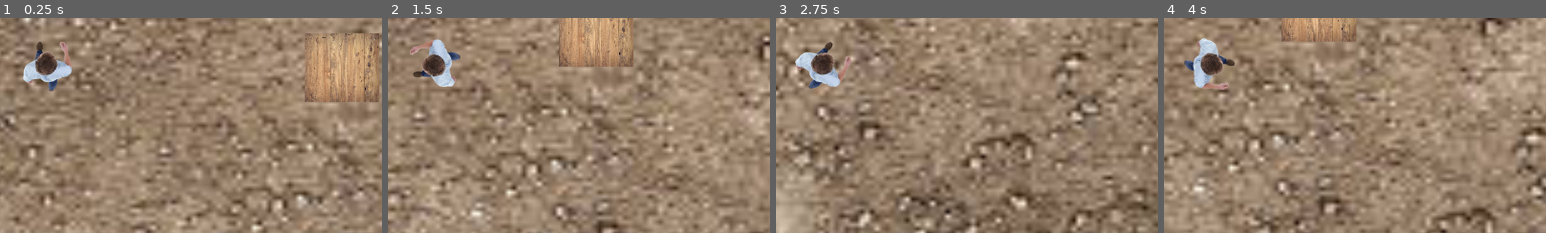
Above: before the commit, frames 1-4 (left to right).
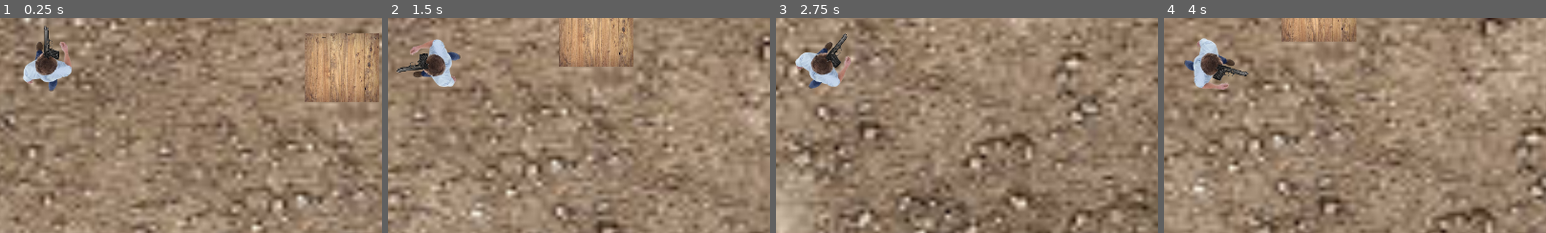
Above: after the commit, the same moments.

Repository: elijoh75/ElijahJohnsonShooter
Game: Godot game, scene res://Scenes/world.tscn
Two runs of this game, one before a commit and one after it. Both use one fixed random seed, a clock stepped at 60 frames per second and the inputs below.
Inputs (mouse positions are % of the whole screen's width and height, from its top left):
- Up to frame 1 (0.25 s): no input
- Up to frame 2 (1.5 s): move the mouse to (72, 45) at 0.52 s; hold D (move_right) 0.53-1.28 s; click (72, 45) at 0.6 s; move the mouse to (30, 55) at 1.27 s; hold S (move_down) from 1.28 s (still down); click (30, 55) at 1.35 s
- Up to frame 3 (2.75 s): move the mouse to (60, 28) at 2.02 s; release S (move_down) at 2.03 s; hold D (move_right) from 2.03 s (still down); click (60, 28) at 2.1 s
- Up to frame 4 (4 s): move the mouse to (45, 70) at 2.77 s; release D (move_right) at 2.78 s; hold W (move_up) 2.78-3.53 s; click (45, 70) at 2.85 s; tap Enter at 3.5 s; move the mouse to (80, 65) at 3.52 s; hold A (move_left) from 3.53 s (still down); click (80, 65) at 3.6 s
The pictures show only the part of the screen within x 44-94%, y 39-89%; the shares and areas given below are measured in that part.

The runs differ from the first frame. In frame 1, 0.3% of the frame differs, in the area x 11-16%, y 3-20%; in frame 2, 0.3%; in frame 3, 0.3%; in frame 4, 0.3%, in the area x 12-23%, y 21-30%.

Commit message:
0.5stable
enemy dies and gun

Diff:
--- a/elijah-top-down-shooter/Scenes/Enemy.tscn
+++ b/elijah-top-down-shooter/Scenes/Enemy.tscn
@@ -6,6 +6,43 @@
 [sub_resource type="CapsuleShape2D" id="CapsuleShape2D_m1htj"]
 radius = 15.171919
 height = 35.79017
+
+[sub_resource type="Animation" id="Animation_wovta"]
+length = 0.001
+tracks/0/type = "value"
+tracks/0/imported = false
+tracks/0/enabled = true
+tracks/0/path = NodePath("Sprite2D:modulate")
+tracks/0/interp = 1
+tracks/0/loop_wrap = true
+tracks/0/keys = {
+"times": PackedFloat32Array(0),
+"transitions": PackedFloat32Array(1),
+"update": 0,
+"values": [Color(1, 1, 1, 1)]
+}
+
+[sub_resource type="Animation" id="Animation_xeo28"]
+resource_name = "take_damage"
+length = 0.3
+tracks/0/type = "value"
+tracks/0/imported = false
+tracks/0/enabled = true
+tracks/0/path = NodePath("Sprite2D:modulate")
+tracks/0/interp = 1
+tracks/0/loop_wrap = true
+tracks/0/keys = {
+"times": PackedFloat32Array(0, 0.3),
+"transitions": PackedFloat32Array(1, 1),
+"update": 0,
+"values": [Color(1, 0, 0, 1), Color(1, 1, 1, 1)]
+}
+
+[sub_resource type="AnimationLibrary" id="AnimationLibrary_kpr8r"]
+_data = {
+&"RESET": SubResource("Animation_wovta"),
+&"take_damage": SubResource("Animation_xeo28")
+}
 
 [node name="Enemy" type="CharacterBody2D" unique_id=2087543822]
 collision_layer = 8
@@ -32,5 +69,8 @@
 scale = Vector2(0.98451835, 1.0022905)
 polygon = PackedVector2Array(-1.0030365, -51.297768, 406.30273, -194.96869, 407.31848, 137.27031, 0.0126953125, 51.466843)
 
+[node name="AnimationPlayer" type="AnimationPlayer" parent="." unique_id=105262291]
+libraries/ = SubResource("AnimationLibrary_kpr8r")
+
 [connection signal="body_entered" from="PlayerDetector" to="." method="_on_player_detector_body_entered"]
 [connection signal="body_exited" from="PlayerDetector" to="." method="_on_player_detector_body_exited"]
--- a/elijah-top-down-shooter/Scenes/player.tscn
+++ b/elijah-top-down-shooter/Scenes/player.tscn
@@ -2,16 +2,15 @@
 
 [ext_resource type="Script" uid="uid://c7p6mkebcrmyh" path="res://Scripts/player.gd" id="1_v0iea"]
 [ext_resource type="Texture2D" uid="uid://f6fi0pj6wa34" path="res://Assets/ManClear.png" id="2_cvnsp"]
-
-[sub_resource type="PlaceholderTexture2D" id="PlaceholderTexture2D_6t5aa"]
+[ext_resource type="Texture2D" uid="uid://d0elwb02u51ji" path="res://Assets/WeaponClear.png" id="3_6t5aa"]
 
 [sub_resource type="CapsuleShape2D" id="CapsuleShape2D_vgqql"]
 radius = 952.10956
 height = 2008.1462
 
 [sub_resource type="CapsuleShape2D" id="CapsuleShape2D_cvnsp"]
-radius = 883.38007
-height = 1885.3958
+radius = 831.4165
+height = 1732.5259
 
 [node name="Player" type="CharacterBody2D" unique_id=1170543372]
 position = Vector2(6.000001, -22)
@@ -26,9 +25,10 @@
 texture = ExtResource("2_cvnsp")
 
 [node name="Gun" type="Sprite2D" parent="Body" unique_id=586484393]
-position = Vector2(0.5833334, 0)
-scale = Vector2(0.50000006, 0.20833333)
-texture = SubResource("PlaceholderTexture2D_6t5aa")
+position = Vector2(151.01062, 63.355206)
+rotation = -3.1371086
+scale = Vector2(0.2866603, -0.18148123)
+texture = ExtResource("3_6t5aa")
 
 [node name="CollisionShape2D" type="CollisionShape2D" parent="." unique_id=32955550]
 position = Vector2(-94.711296, 105)
@@ -49,4 +49,11 @@
 [node name="CameraRemoteTransform2D" type="RemoteTransform2D" parent="." unique_id=1137586455]
 position = Vector2(0.00012207031, 25.478333)
 
+[node name="ShootRaycast" type="RayCast2D" parent="." unique_id=423510499]
+position = Vector2(1662.8331, -25.478296)
+scale = Vector2(58.82691, 39.12617)
+target_position = Vector2(1000, 0)
+collision_mask = 9
+collide_with_areas = true
+
 [connection signal="body_entered" from="HitBox" to="." method="_on_hit_box_body_entered"]
--- a/elijah-top-down-shooter/Scripts/enemy.gd
+++ b/elijah-top-down-shooter/Scripts/enemy.gd
@@ -1,11 +1,14 @@
 extends CharacterBody2D
 class_name Enemy
+
+@onready var animplayer = $AnimationPlayer
 
 var player: Player = null
 
 var speed: float = 100.0
 var direction := Vector2.ZERO
 
+var hit_points: int = 3
 
 func _process(delta: float) -> void:
 	if player !=null:
@@ -40,3 +43,12 @@
 		if player != null:
 			player = null
 			print(name + " lost the player")
+
+func take_damage(amount: int):
+	if amount > 0:
+		hit_points -= amount
+
+		animplayer.play("take_damage")
+		if hit_points <= 0:
+			print("enemy died")
+			queue_free()
--- a/elijah-top-down-shooter/Scripts/player.gd
+++ b/elijah-top-down-shooter/Scripts/player.gd
@@ -4,6 +4,8 @@
 signal died
 
 @onready var camera_remote_transform = $CameraRemoteTransform2D
+@onready var shoot_raycast = $ShootRaycast
+
 
 var speed = 300.0
 
@@ -12,6 +14,17 @@
 
 	if Input.is_action_just_pressed("quit"):
 		get_tree().quit()
+
+	if Input.is_action_just_pressed("shoot"):
+		if shoot_raycast.is_colliding():
+			var collider = shoot_raycast.get_collider()
+
+			if collider is StaticBody2D:
+				print("shot a box")
+			elif collider is Enemy:
+				collider.take_damage(1)
+
+
 
 func _physics_process(delta: float) -> void:
 	var move_dir = Vector2(Input.get_axis("move_left", "move_right"), Input.get_axis("move_up", "move_down"))
Binary file added: elijah-top-down-shooter/Assets/WeaponClear.png
Not shown, added: elijah-top-down-shooter/Assets/WeaponClear.png.import
